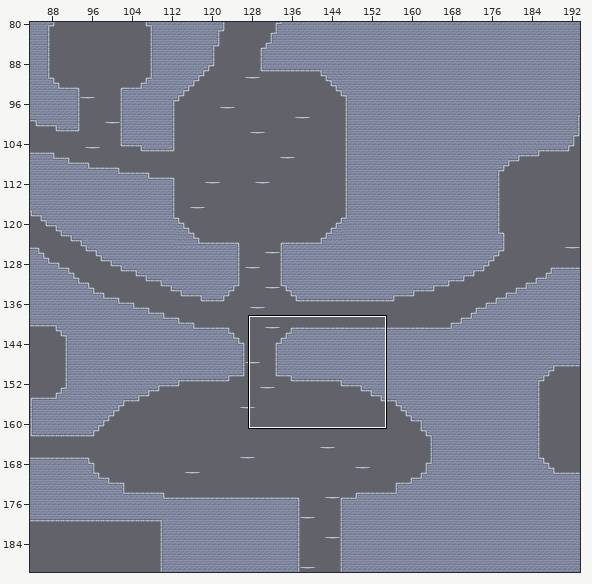
Two versions of a level (Tiled map (JSON), frontend/src/game/assets/Maps/Ceres.json). The first picture is a wide view before the edit; the outline marks the close-up.
Close-up. Before the edit:
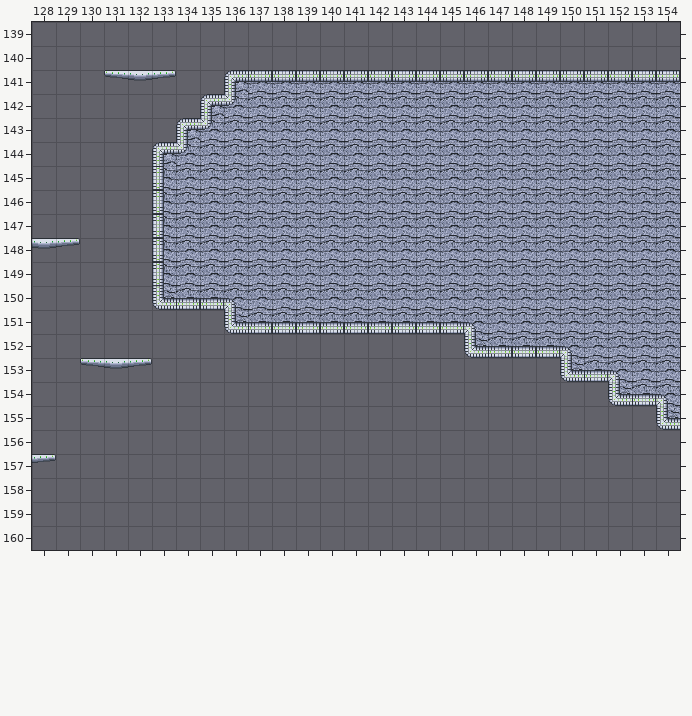
Cells are 32x32 px. Shown: x 128..154, y 139..160. The commit also changed other parts of the map, which this record leaves out.
Once edited:
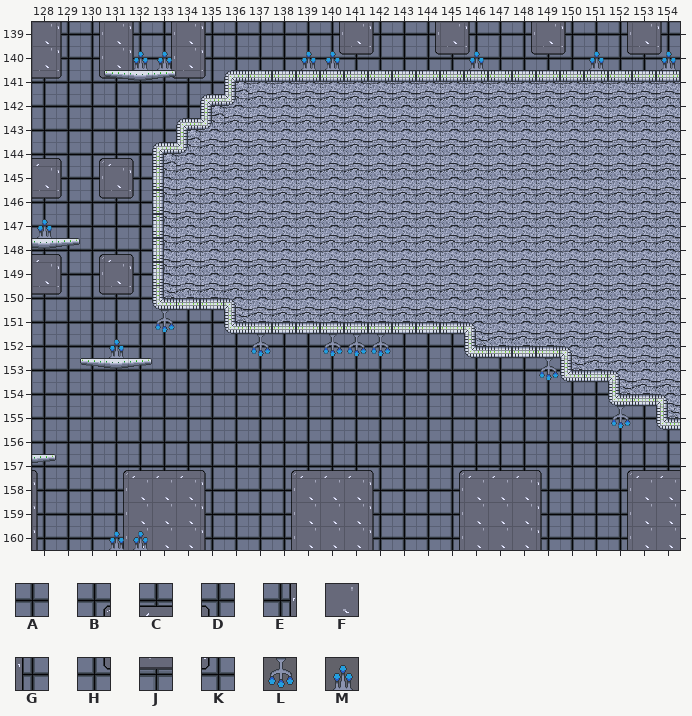
Key: from "Wall_Tiles": A 0, B 20, C 21, D 22, E 30, F 31, G 32, H 40, J 41, K 42, L 67, M 69.
_ is an empty cell.
Tiles of an added or newly shown layer are drawn over the layers below it.
See-through tiles are keyed as they look on the map.
Edits made:
{"where": "layer \"Walls\" (added)"}
{"y":139,"x":128,"old":"___________________________","new":"FGEFGEFGAAAAEFGAEFGAEFGAEFG"}
{"y":140,"x":128,"old":"___________________________","new":"FGEFGEFGAAAAHJKAHJKAHJKAHJK"}
{"y":141,"x":128,"old":"_________","new":"JKHJKHJKA"}
{"y":142,"x":128,"old":"________","new":"AAAAAAAA"}
{"y":143,"x":128,"old":"_______","new":"AAAAAAA"}
{"y":144,"x":128,"old":"______","new":"CDBCDA"}
{"y":145,"x":128,"old":"_____","new":"FGEFG"}
{"y":146,"x":128,"old":"_____","new":"JKHJK"}
{"y":147,"x":128,"old":"_____","new":"AAAAA"}
{"y":148,"x":128,"old":"_____","new":"CDBCD"}
{"y":149,"x":128,"old":"_____","new":"FGEFG"}
{"y":150,"x":128,"old":"______","new":"JKHJKA"}
{"y":151,"x":128,"old":"_________","new":"AAAAAAAAA"}
{"y":152,"x":128,"old":"___________________","new":"AAAAAAAAAAAAAAAAAAA"}
{"y":153,"x":128,"old":"_______________________","new":"AAAAAAAAAAAAAAAAAAAAAAA"}
{"y":154,"x":128,"old":"_________________________","new":"AAAAAAAAAAAAAAAAAAAAAAAAA"}
{"y":155,"x":128,"old":"___________________________","new":"AAAAAAAAAAAAAAAAAAAAAAAAAAA"}
{"y":156,"x":128,"old":"___________________________","new":"AAAAAAAAAAAAAAAAAAAAAAAAAAA"}
{"y":157,"x":128,"old":"___________________________","new":"DAABCCCDAABCCCDAABCCCDAABCC"}
{"y":158,"x":128,"old":"___________________________","new":"GAAEFFFGAAEFFFGAAEFFFGAAEFF"}
{"y":159,"x":128,"old":"___________________________","new":"GAAEFFFGAAEFFFGAAEFFFGAAEFF"}
{"y":160,"x":128,"old":"___________________________","new":"GAAEFFFGAAEFFFGAAEFFFGAAEFF"}
{"where": "layer \"Lights\" (added)"}
{"y":140,"x":132,"old":"__","new":"MM"}
{"y":140,"x":139,"old":"__","new":"MM"}
{"y":140,"x":146,"old":"_","new":"M"}
{"y":140,"x":151,"old":"_","new":"M"}
{"y":140,"x":154,"old":"_","new":"M"}
{"y":147,"x":128,"old":"_","new":"M"}
{"y":151,"x":133,"old":"_","new":"L"}
{"y":152,"x":131,"old":"_","new":"M"}
{"y":152,"x":137,"old":"_","new":"L"}
{"y":152,"x":140,"old":"___","new":"LLL"}
{"y":153,"x":149,"old":"_","new":"L"}
{"y":155,"x":152,"old":"_","new":"L"}
{"y":160,"x":131,"old":"__","new":"MM"}
{"label":"added","picture_box":[32,22,680,550]}
